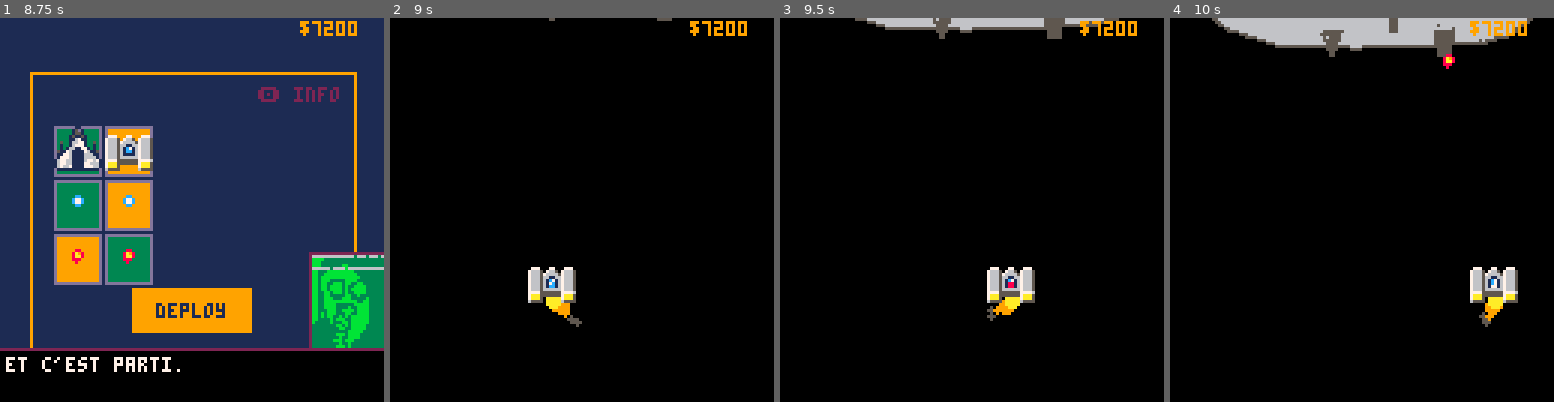
Above: before the commit, frames 1-4 (left to right).
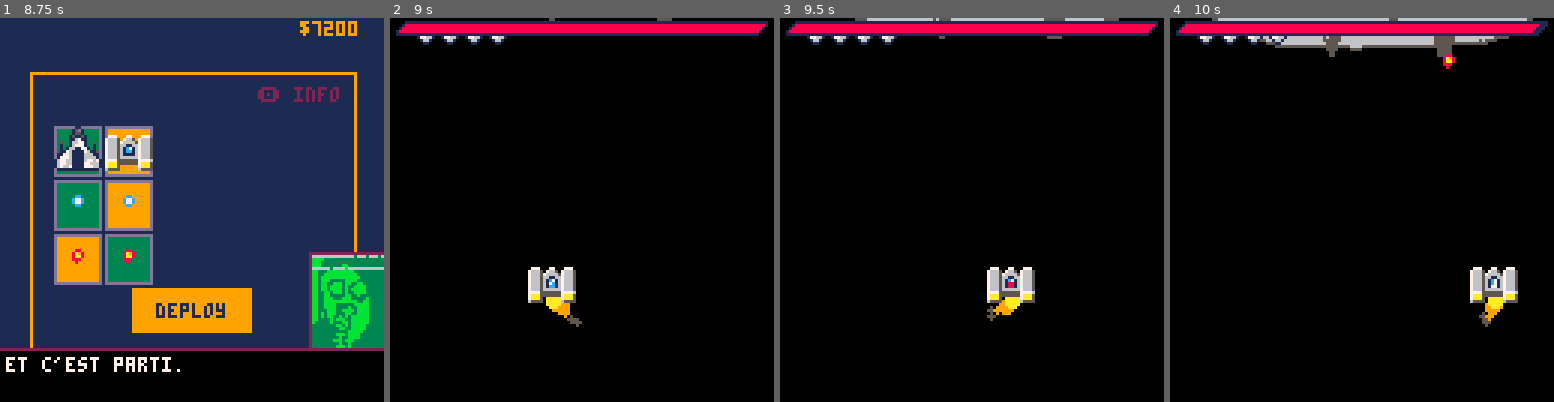
Above: after the commit, the same moments.

Repository: aureliendossantos/new-miami-2080
Game: PICO-8 cartridge miami2080.p8
Same seed, same stepped clock (60 frames per second), same inputs: the game is played once before the commit and once after it.
Inputs:
- Up to frame 1 (8.75 s): tap O (Z key) at 0.33, 1.07, 2.22, 3.72, 5.22, 6.72, 8.22 s; tap Down at 0.7 s; tap X (X key) at 1.43, 2.07, 2.82, 3.57, 4.32, 5.07, 5.82, 6.57, 7.32, 8.07 s; hold Up 1.97-2.63 s; hold Right 2.68-3.02 s; hold Down 3.07-3.73 s; hold Left 3.78-4.12 s; hold Up 4.17-4.5 s; hold Left 4.55-5.05 s; hold Right 5.1-5.93 s; hold Up 5.98-6.65 s; hold Right 6.7-7.03 s; hold Down 7.08-7.75 s; hold Left 7.8-8.13 s; hold Up 8.18-8.52 s; hold Left from 8.57 s (still down)
- Up to frame 2 (9 s): keep holding Left; tap X (X key) at 8.82 s
- Up to frame 3 (9.5 s): release Left at 9.07 s; hold Right from 9.12 s (still down)
- Up to frame 4 (10 s): tap X (X key) at 9.57 s; tap O (Z key) at 9.72 s; release Right at 9.95 s

Frame 1 is identical in both runs. In frame 2, 4.0% of the frame differs, in the area x 1-99%, y 0-8%; in frame 3, 4.0%; in frame 4, 4.0%.

Commit message:
barre de vie boss

Diff:
--- a/miami2080.p8
+++ b/miami2080.p8
@@ -259,9 +259,26 @@
 	end
 	--rectfill(p.x+p.x1,p.y+p.y1,p.x+p.x1+p.w,p.y+p.y1+p.h)
 	for i=1,p.life do
-		spr(5,i*8,1)
+		spr(80,i*8,1)
 	end
 	draw_money()
+	draw_bosslife()
+end
+
+function draw_bosslife()
+ for e in all(enemies) do
+ 	if e.boss then
+ 	 local col=1
+ 	 local w=6+e.life/enemy[5].life*119
+ 		line(5,1,125,1,col)
+ 		for i=1,3 do
+ 			local y=1+i
+ 			line(5-i,y,126-i,y,col)
+ 			line(6-i,y,w-i,y,8)
+			end
+			line(2,5,122,5,col)
+		end
+ end
 end
 -->8
 --database
@@ -386,7 +403,8 @@
   },
   {
    --giga boss
-	  life=10000,
+   boss=true,
+	  life=20000,
 	  money=10000,
    anim={128},
    spr_w=16,spr_h=4,
